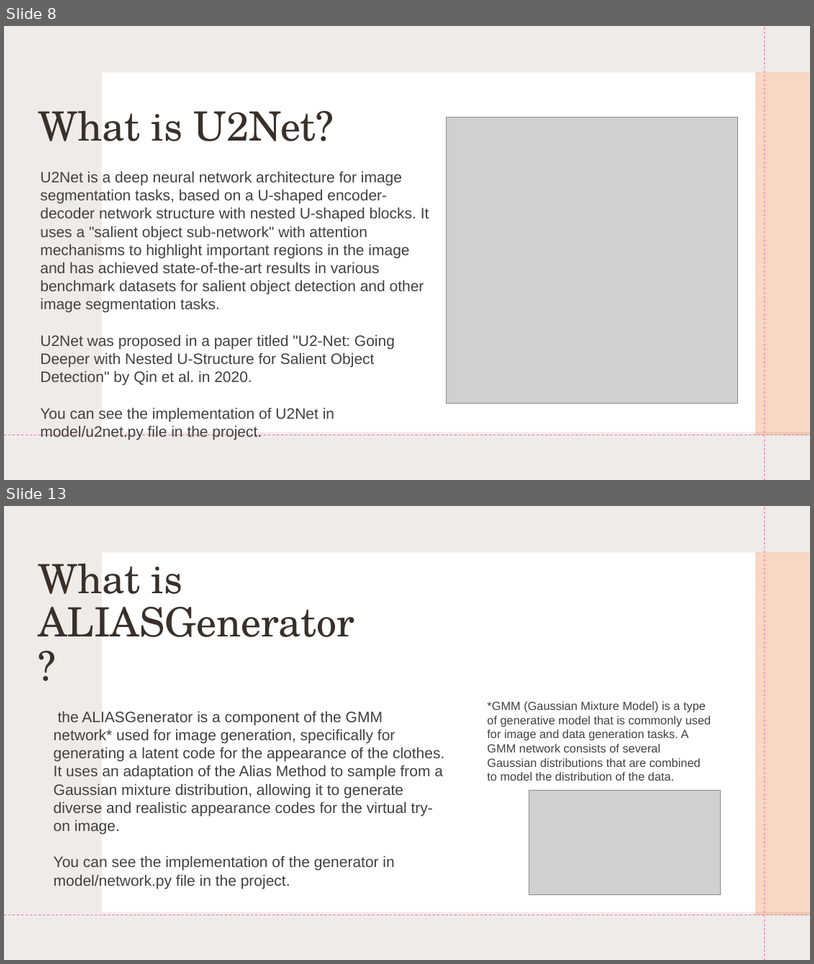
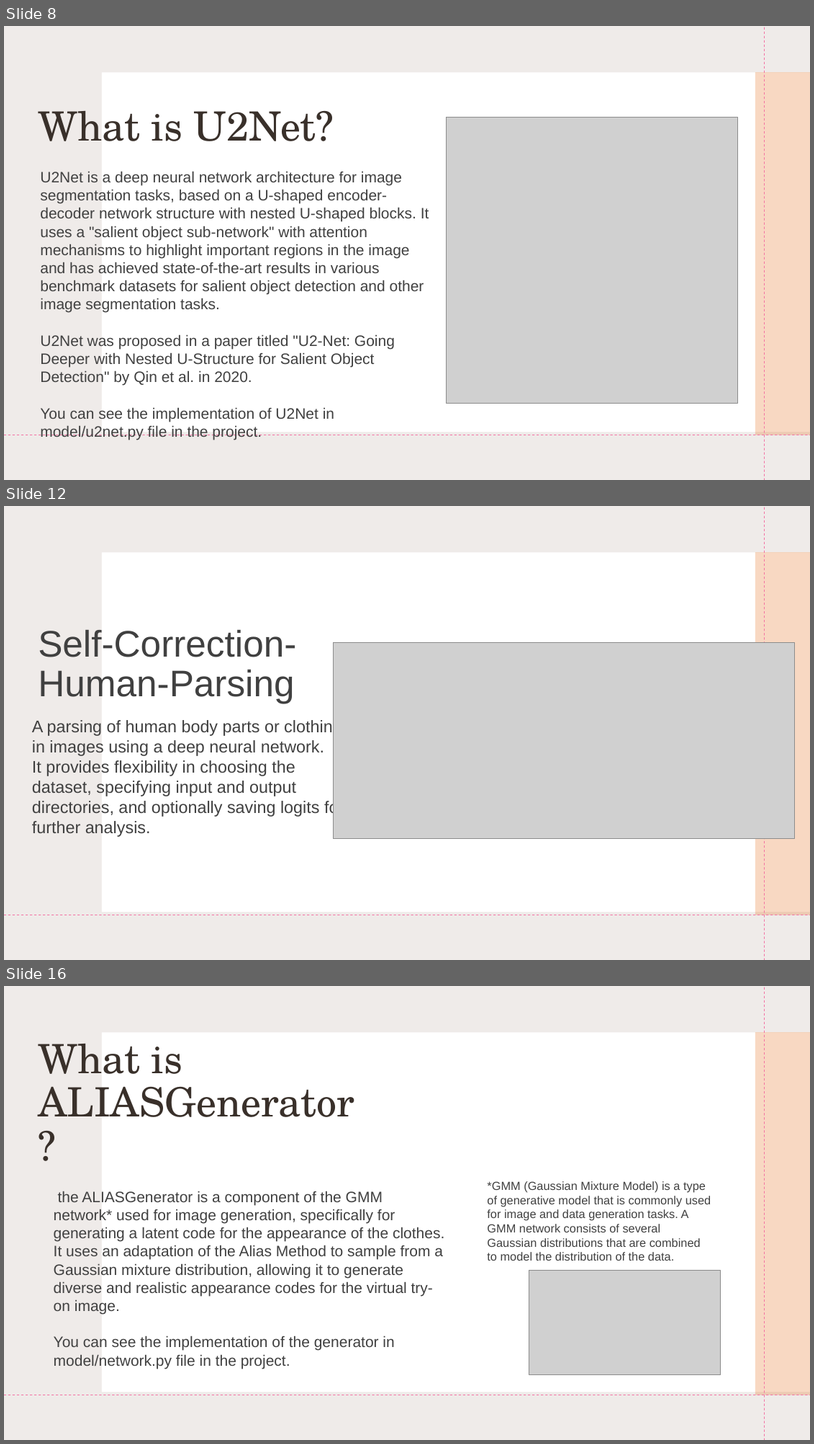
Before and after one commit to shirsneh/virtual_clothes_try_on_assistant, a slide deck: project presentation.pptx. Shown one above the other, each under a label of ours: slides 8 and 13 before the commit, slides 8, 12 and 16 after it; the slides between them are not shown. The pictures are 814x964 and 814x1444 pixels, drawn with LibreOffice and Linux fonts; fonts in the diff are those of the drawing; grey boxes stand for pictures. Boxes give left, top, right and bottom in pixels: in the first picture for what was removed or moved away, otherwise in the second. Text is boxed around its words. In the diff, an @@ line names an element or a change of style, - is before the commit and + after.

```diff
--- a/project presentation.pptx
+++ b/project presentation.pptx
@@ slide 12 added at (x1=4, y1=506, x2=810, y2=960), background #FFFFFF; not listed: 2 template elements that a slide beside it also shows @@
@@ rectangle added at (x1=4, y1=506, x2=810, y2=960), fill #E5DEDB at 35% opacity @@
@@ line added from (764, 960) to (764, 507), #F371A3 0.75 pt dashed @@
@@ rectangle added at (x1=102, y1=553, x2=810, y2=912), fill #FFFFFF @@
@@ rectangle added at (x1=756, y1=552, x2=810, y2=914), fill #E4650E at 25% opacity @@
@@ title added at (x1=38, y1=629, x2=296, y2=704), 44 pt, text #404040 @@
+Self-Correction-Human-Parsing
@@ picture added at (x1=333, y1=642, x2=795, y2=839) @@
@@ subtitle added at (x1=32, y1=719, x2=344, y2=836), 20 pt, text #404040 @@
+A parsing of human body parts or clothing
+in images using a deep neural network.
+It provides flexibility in choosing the
+dataset, specifying input and output
+directories, and optionally saving logits for
+further analysis.
@@ line added from (4, 914) to (810, 914), #F371A3 0.75 pt dashed @@
@@ what was slide 13 is now slide 16 @@
```
Also in this commit, not shown: 10 slides changed, 2 other slides added, 1 other file.
